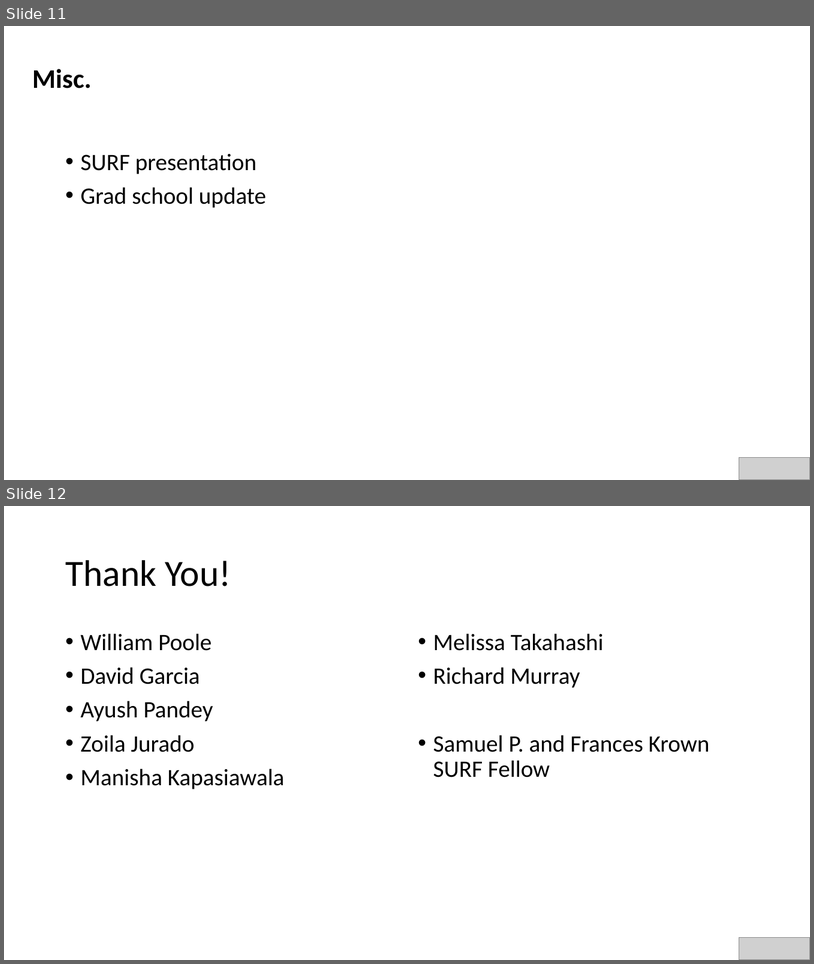
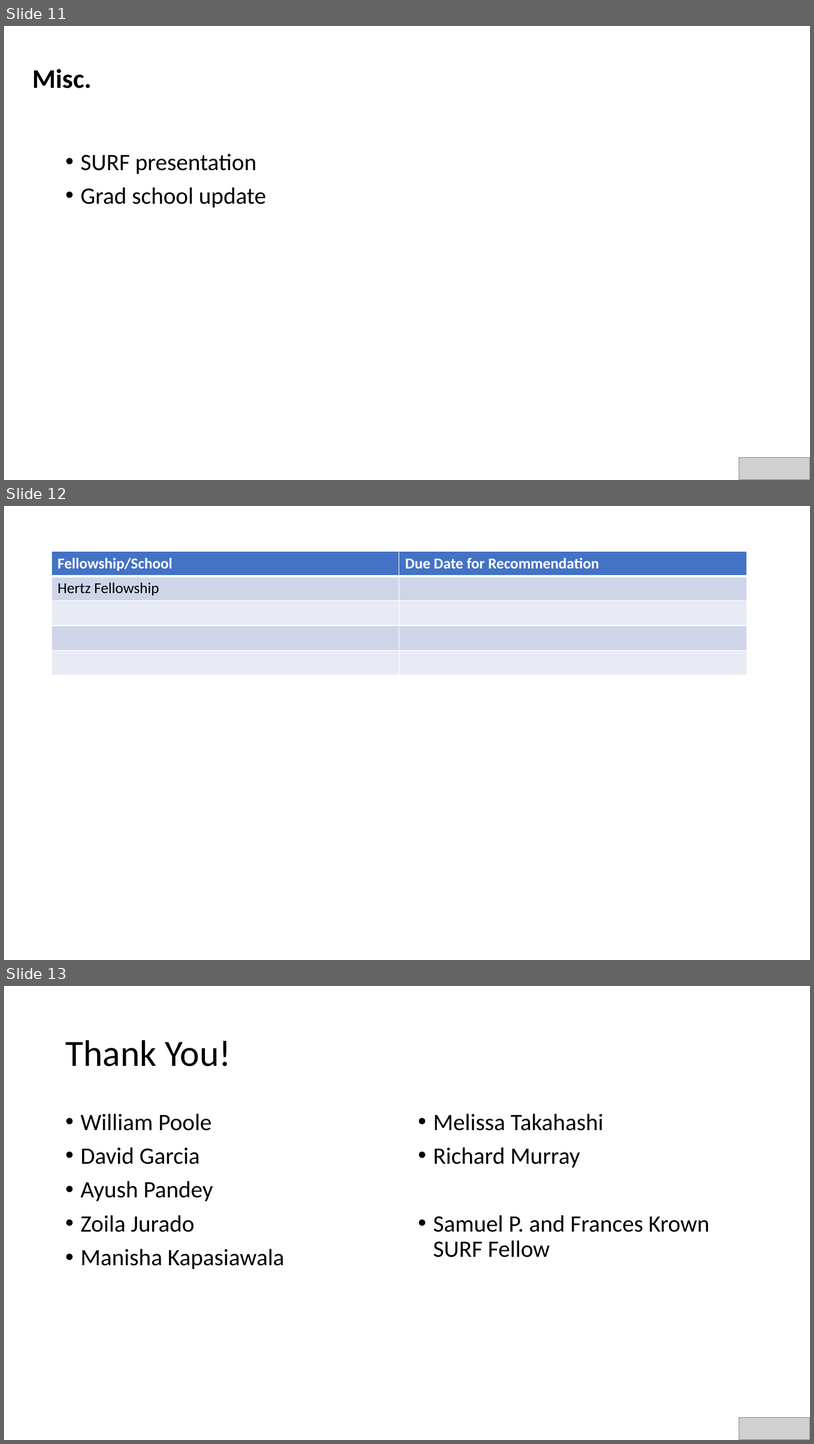
Before and after one commit to AnkitaRoychoudhury/ug_murray, a slide deck: miscellaneous/presentations/202020720_murray_mtg.pptx. Shown one above the other, each under a label of ours: slides 11 and 12 before the commit, slides 11, 12 and 13 after it. The pictures are 814x964 and 814x1444 pixels, drawn with LibreOffice and Linux fonts; fonts in the diff are those of the drawing; grey boxes stand for pictures. Boxes give left, top, right and bottom in pixels: in the first picture for what was removed or moved away, otherwise in the second. Text is boxed around its words. In the diff, an @@ line names an element or a change of style, - is before the commit and + after.

```diff
--- a/miscellaneous/presentations/202020720_murray_mtg.pptx
+++ b/miscellaneous/presentations/202020720_murray_mtg.pptx
@@ slide 12 added at bbox=[4, 506, 810, 960], background #FFFFFF @@
@@ table added at bbox=[52, 552, 747, 675], 5 rows, 2 columns @@
+Fellowship/School | Due Date for Recommendation
+Hertz Fellowship | 
+ | 
+ | 
+ | 
@@ what was slide 12 is now slide 13 @@
```
Also in this commit, not shown: 6 slides changed, 1 other file.
